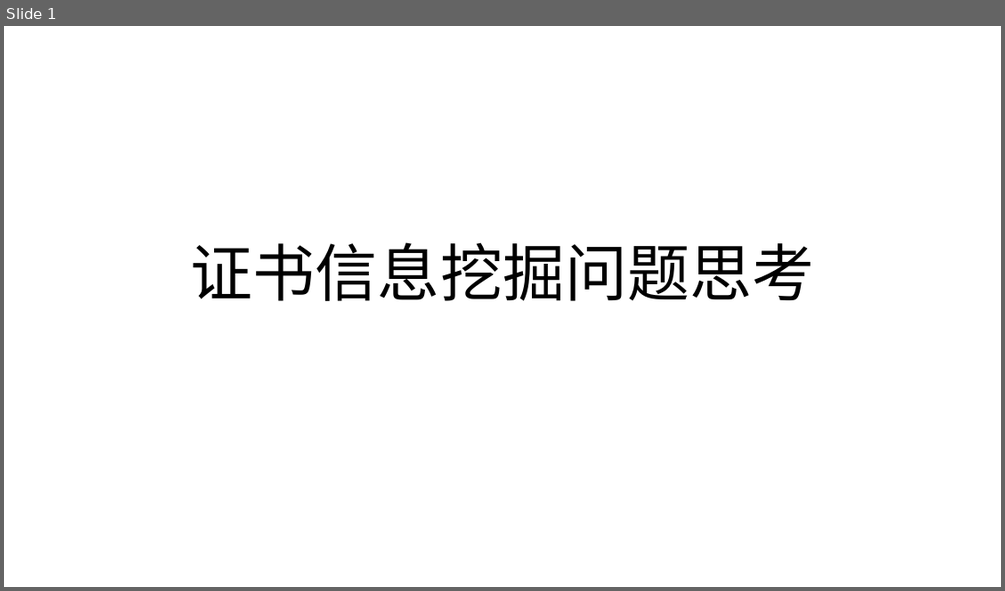
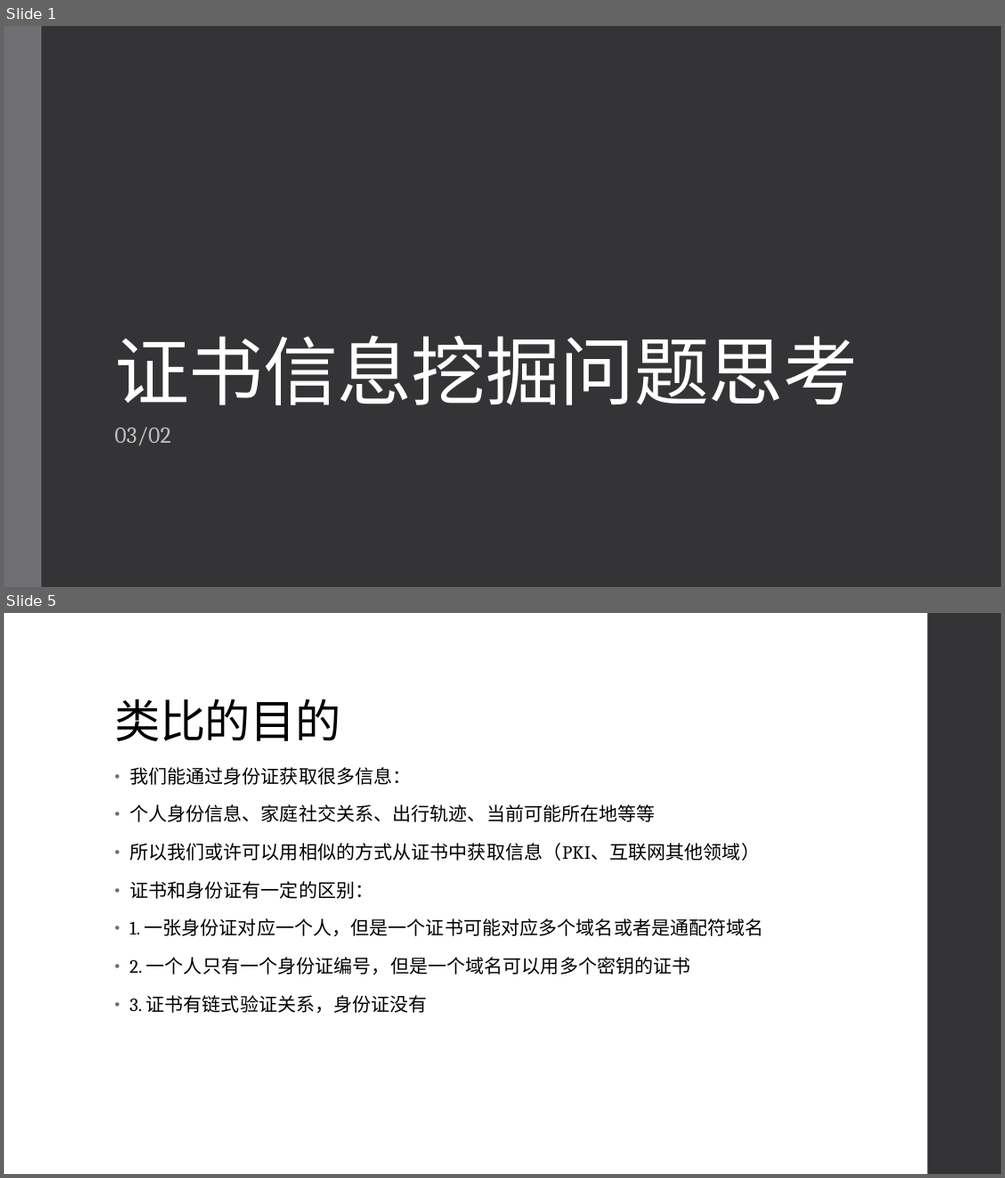
Before and after one commit to netsyscode/SSL-TLS-Certificate, a slide deck: 研究问题思考.pptx. Shown one above the other, each under a label of ours: slide 1 before the commit, slides 1 and 5 after it; the slides between them are not shown. The pictures are 1005x591 and 1005x1178 pixels, drawn with LibreOffice and Linux fonts; fonts in the diff are those of the drawing. Boxes give left, top, right and bottom in pixels: in the first picture for what was removed or moved away, otherwise in the second. Text is boxed around its words. In the diff, an @@ line names an element or a change of style, - is before the commit and + after.

```diff
--- a/研究问题思考.pptx
+++ b/研究问题思考.pptx
@@ slide 5 added at (4, 613, 1001, 1174), background #FFFFFF @@
@@ rectangle added at (928, 613, 1001, 1174), fill #353537 @@
@@ title added at (114, 699, 340, 741), 44 pt, text #000000 @@
+类比的目的
@@ text added at (129, 767, 763, 1013), 18 pt, text #000000 @@
+• 我们能通过身份证获取很多信息：
+• 个人身份信息、家庭社交关系、出行轨迹、当前可能所在地等等
+• 所以我们或许可以用相似的方式从证书中获取信息（PKI、互联网其他领域）
+• 证书和身份证有一定的区别：
+• 1. 一张身份证对应一个人，但是一个证书可能对应多个域名或者是通配符域名
+• 2. 一个人只有一个身份证编号，但是一个域名可以用多个密钥的证书
+• 3. 证书有链式验证关系，身份证没有
@@ slide 1 changed as well @@
@@ background #FFFFFF to #353537 @@
@@ rectangle added at (4, 26, 41, 587), fill #6F6F74 @@
@@ title "证书信息挖掘问题思考": place and size @@
-title "证书信息挖掘问题思考" at (191, 242, 814, 301)
+title "证书信息挖掘问题思考" at (114, 335, 858, 405)
@@ title "证书信息挖掘问题思考" at (114, 335, 858, 405): size 60 to 72 pt, font Calibri to Cambria, text colour #000000 to #FFFFFF, letter spacing 0 to -0.5 pt; alignment centre to left; line spacing 0.9 to 0.85 @@
@@ subtitle added at (114, 426, 170, 445), 22 pt, text #BFBFBF @@
+03/02
```
Also in this commit, not shown: 1 other slide changed, 12 other slides added, 1 slide removed.
